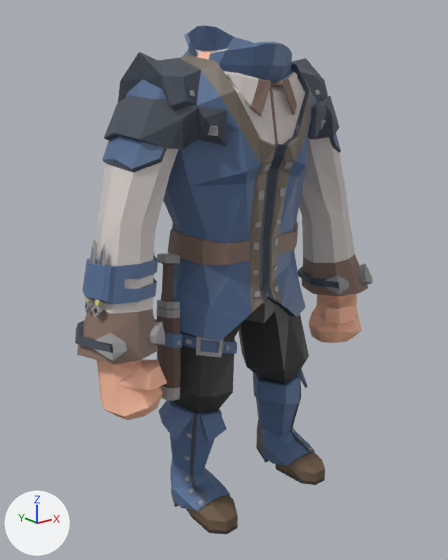
An edit to the COLLADA model Models/Blend/Pants/LegendaryNobleRoguePants.dae, drawn before and after from the same camera.
Both versions are drawn from a 50 mm camera at (-5.89, -7.05, 6.41) aimed at (-0.16, 0.11, 3.54). Lighting does not change. The marker at lower left points along +X, +Y and +Z.

The first picture shows 'Boots', 'Chest', 'Pants'.
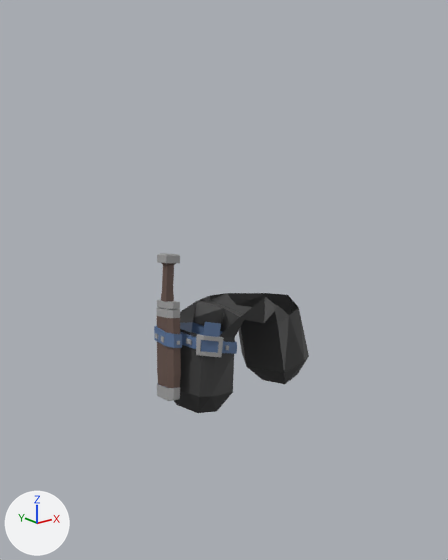
Edits to the bpy script that builds the scene:
```text
Remove ob_chest:
    ob_chest = bpy.data.objects.new('Chest', me_untitled_003)
    ob_chest.location = (0.0, 0.0, 0.0)
Remove ob_boots:
    ob_boots = bpy.data.objects.new('Boots', me_untitled_007)
    ob_boots.location = (0.0, 0.0, 0.0)
```

What differs and where, as boxes (x1, y1, x2, y2) in the pictures (448 x 560 px):
'Chest', deleted: before (75, 25, 373, 420)
'Boots', deleted: before (159, 368, 325, 534)
